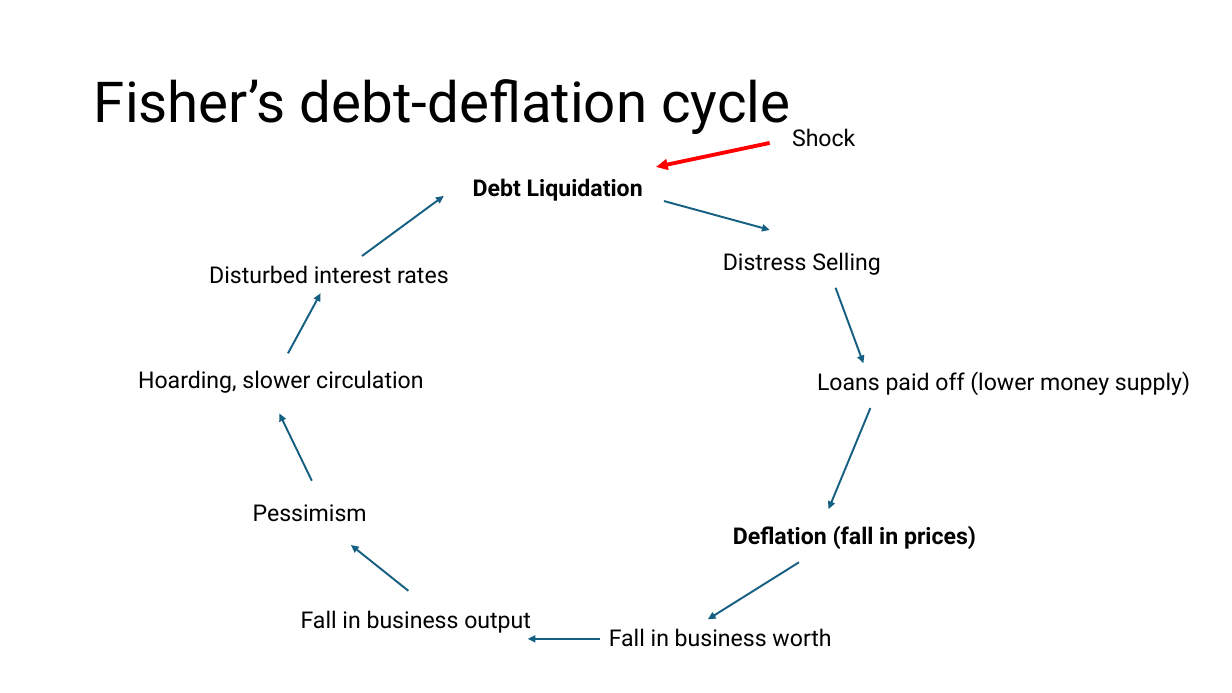
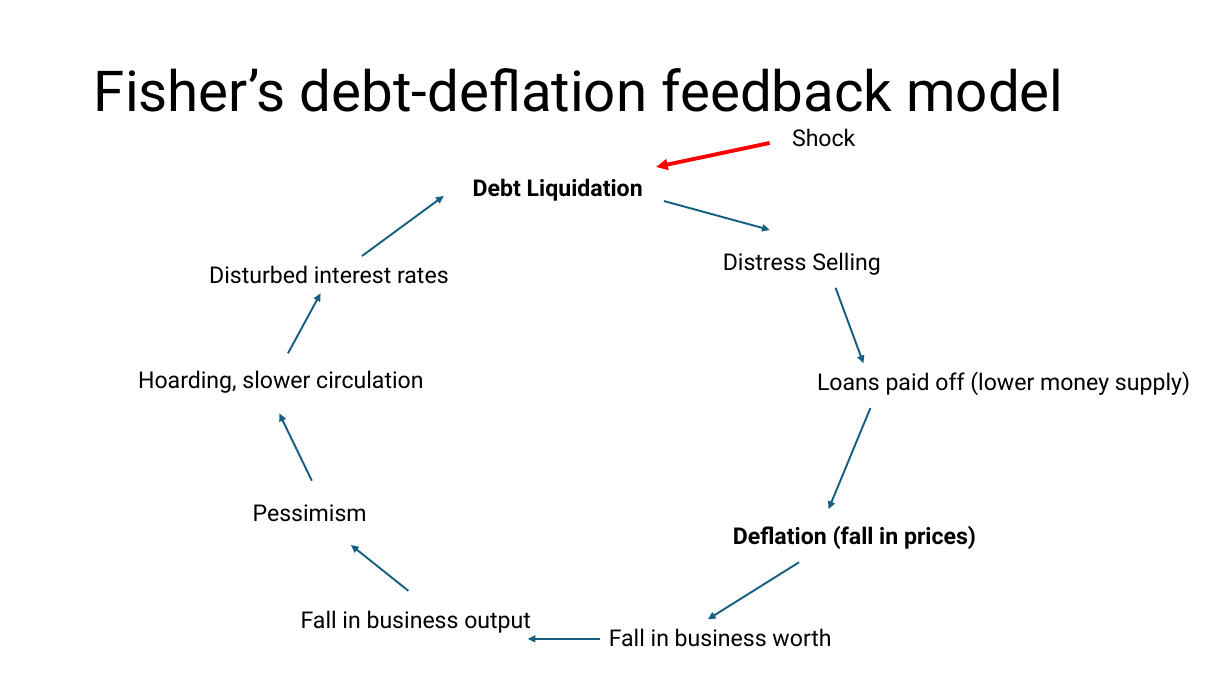
Before and after one commit to 2BeAsh/masters_project, a slide deck: slide 6 of Agent based models of debt and collapse.pptx. Drawn at 1232x693 pixels with LibreOffice and Linux fonts; fonts in the diff are those of the drawing. Boxes give left, top, right and bottom in pixels: in the first picture for what was removed or moved away, otherwise in the second. Text is boxed around its words. In the diff, an @@ line names an element or a change of style, - is before the commit and + after.

```diff
--- a/Agent based models of debt and collapse.pptx
+++ b/Agent based models of debt and collapse.pptx
@@ title at (x1=94, y1=68, x2=1063, y2=112): text changed @@
-Fisher’s debt-deflation cycle
+Fisher’s debt-deflation feedback model
```
Also in this commit, not shown: 3 other slides changed, 7 slides added, 4 slides removed.
